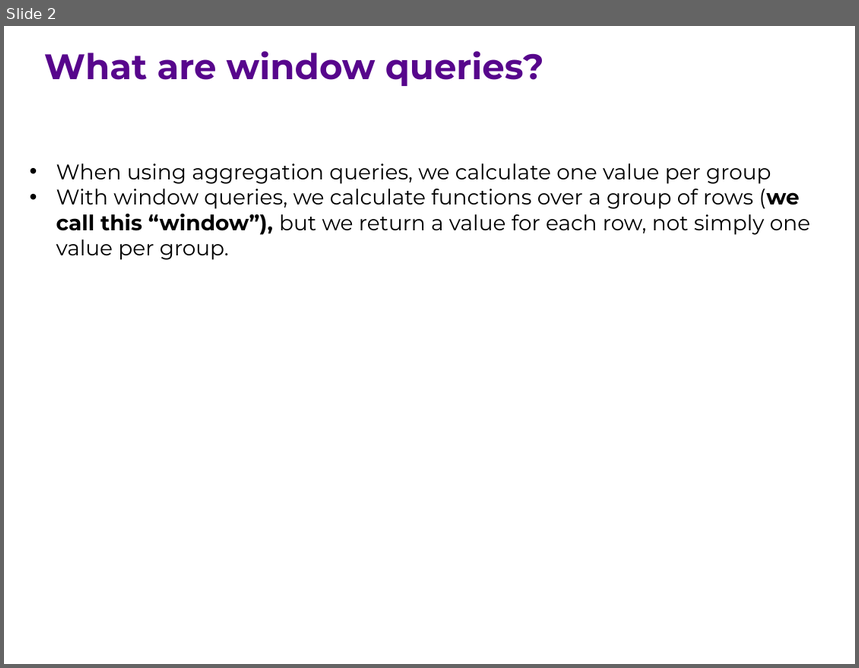
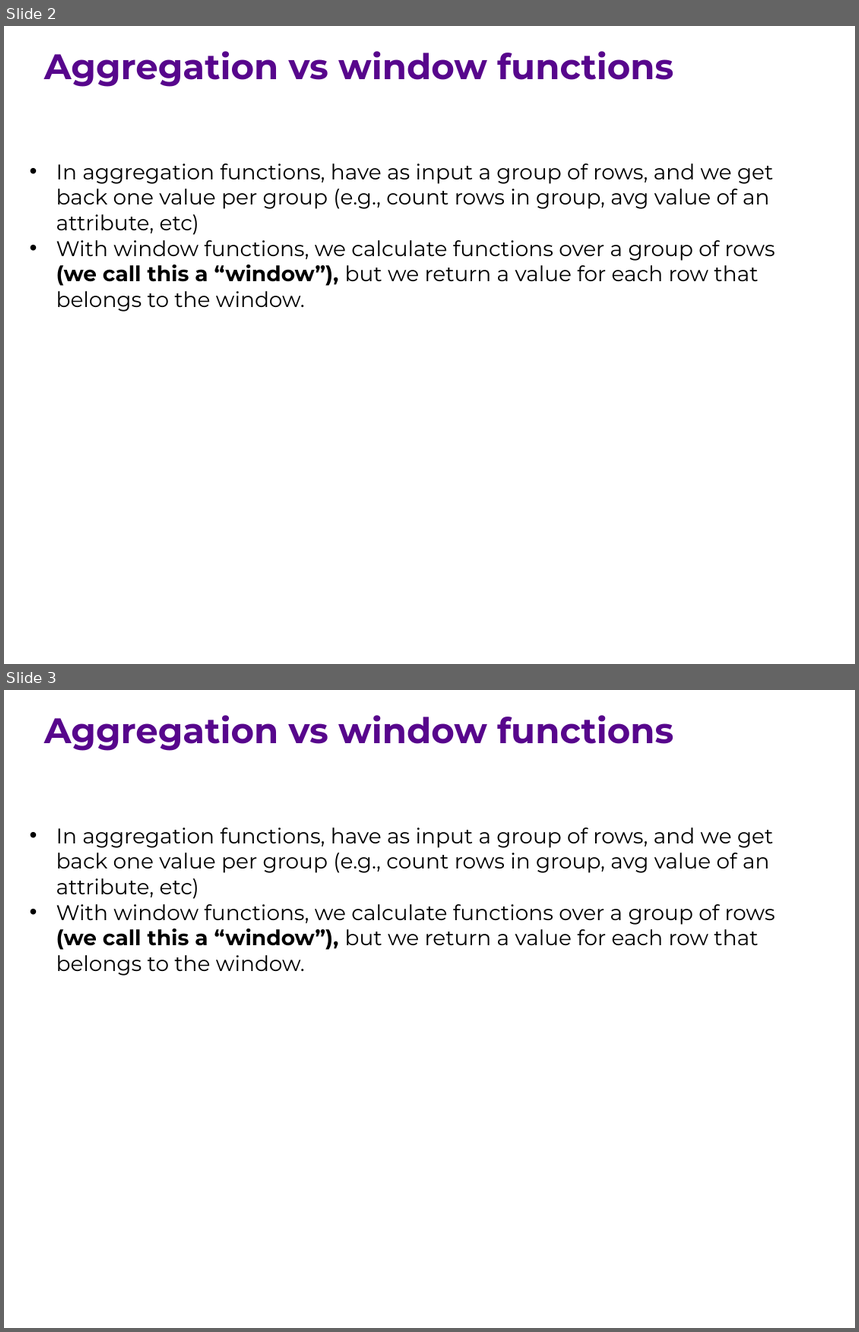
Before and after one commit to ipeirotis/introduction-to-databases, a slide deck: session7/G-Window_queries.pptx. Shown one above the other, each under a label of ours: slide 2 before the commit, slides 2 and 3 after it. The pictures are 859x668 and 859x1332 pixels, drawn with LibreOffice and Linux fonts; fonts in the diff are those of the drawing. Boxes give left, top, right and bottom in pixels: in the first picture for what was removed or moved away, otherwise in the second. Text is boxed around its words. In the diff, an @@ line names an element or a change of style, - is before the commit and + after.

```diff
--- a/session7/G-Window_queries.pptx
+++ b/session7/G-Window_queries.pptx
@@ slide 3 added at [4, 690, 855, 1328], background #FFFFFF @@
@@ text added at [44, 715, 674, 751], 30 pt, text #57068C, bold @@
+Aggregation vs window functions
@@ text added at [56, 828, 775, 976], 18 pt, text #000000 @@
+• In aggregation functions, have as input a group of rows, and we get back one value per group (e.g., count rows in group, avg value of an attribute, etc)
+• With window functions, we calculate functions over a group of rows (we call this a “window”), but we return a value for each row that belongs to the window.
@@ slide 2 changed as well @@
@@ text at [44, 51, 674, 87]: text changed @@
-What are window queries?
+Aggregation vs window functions
@@ text at [56, 164, 775, 312]: text changed @@
-• When using aggregation queries, we calculate one value per group
-• With window queries, we calculate functions over a group of rows (we call this “window”), but we return a value for each row, not simply one value per group.
+• In aggregation functions, have as input a group of rows, and we get back one value per group (e.g., count rows in group, avg value of an attribute, etc)
+• With window functions, we calculate functions over a group of rows (we call this a “window”), but we return a value for each row that belongs to the window.
```
Also in this commit, not shown: 2 other slides changed, 2 other slides added.
